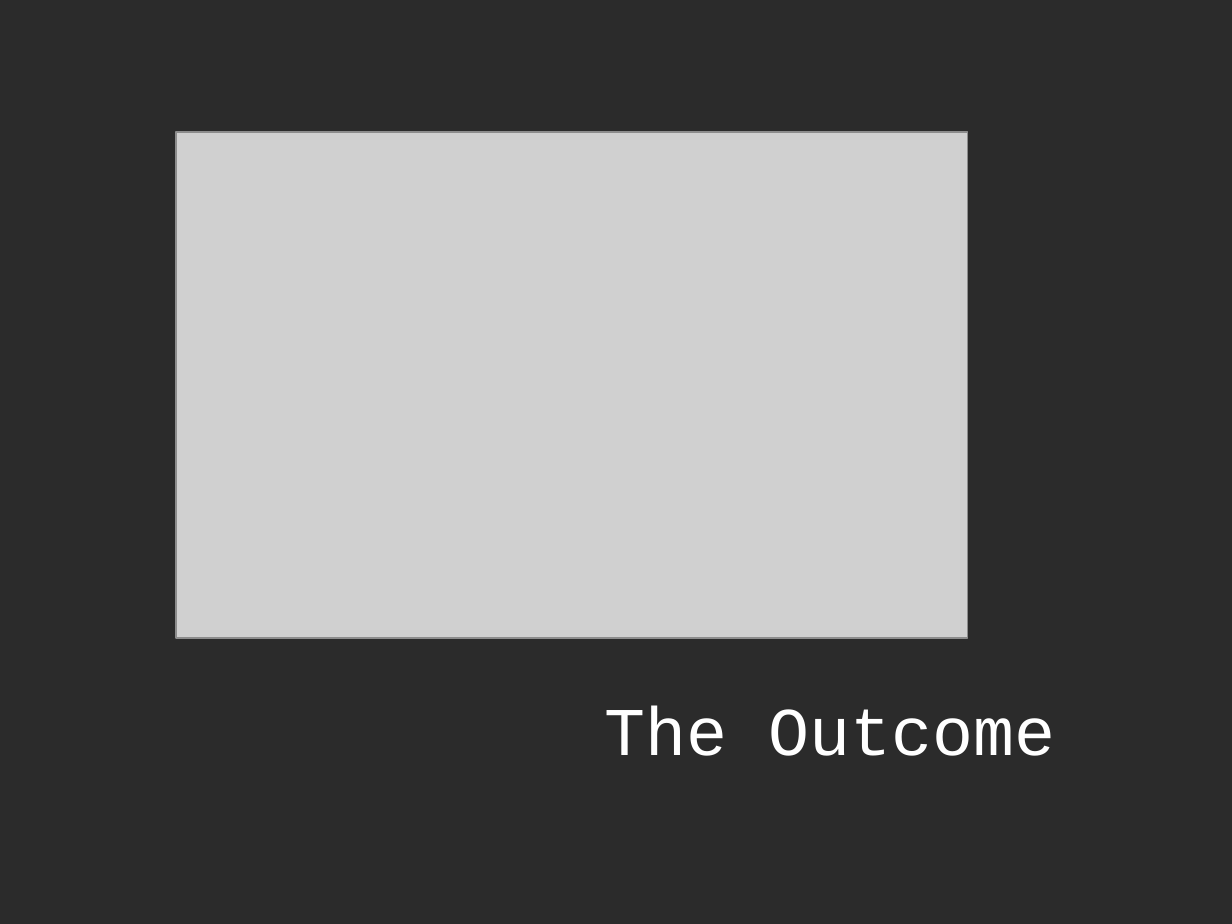
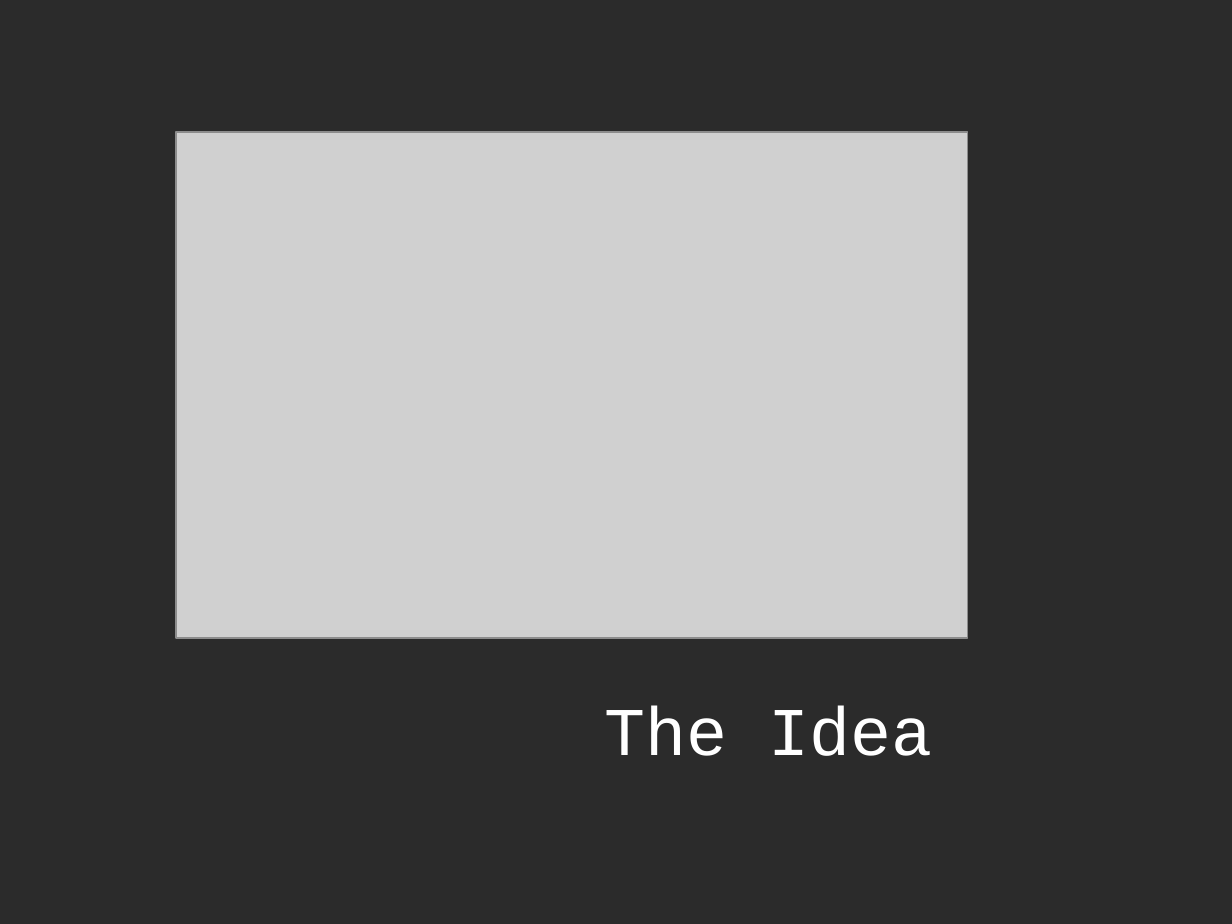
Before and after one commit to ddyngrp/bcit-courses, a slide deck: slide 4 of reports/presentation/spry_presentation.odp (slide 6 before the commit). Drawn at 1232x924 pixels with LibreOffice and Linux fonts; fonts in the diff are those of the drawing; grey boxes stand for pictures; background and template pictures are left out; a plain dark background stands for a picture behind light text. Boxes give left, top, right and bottom in pixels: in the first picture for what was removed or moved away, otherwise in the second. Text is boxed around its words. In the diff, an @@ line names an element or a change of style, - is before the commit and + after.

```diff
--- a/reports/presentation/spry_presentation.odp
+++ b/reports/presentation/spry_presentation.odp
@@ text at (x1=605, y1=706, x2=933, y2=756): text changed @@
-The Outcome
+The Idea
```
Also in this commit, not shown: 1 other slide changed, 2 slides added, 1 slide removed.
